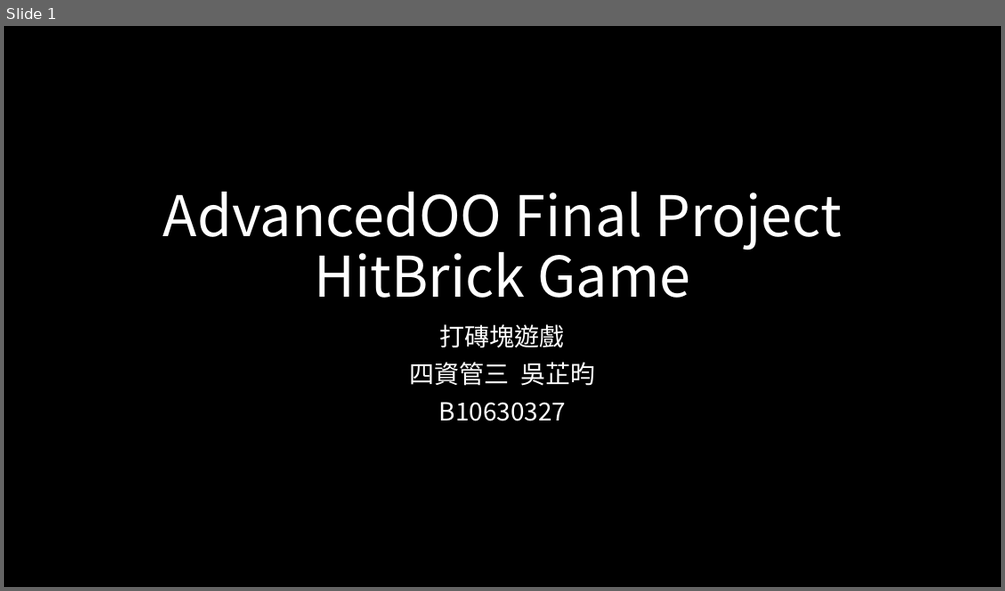
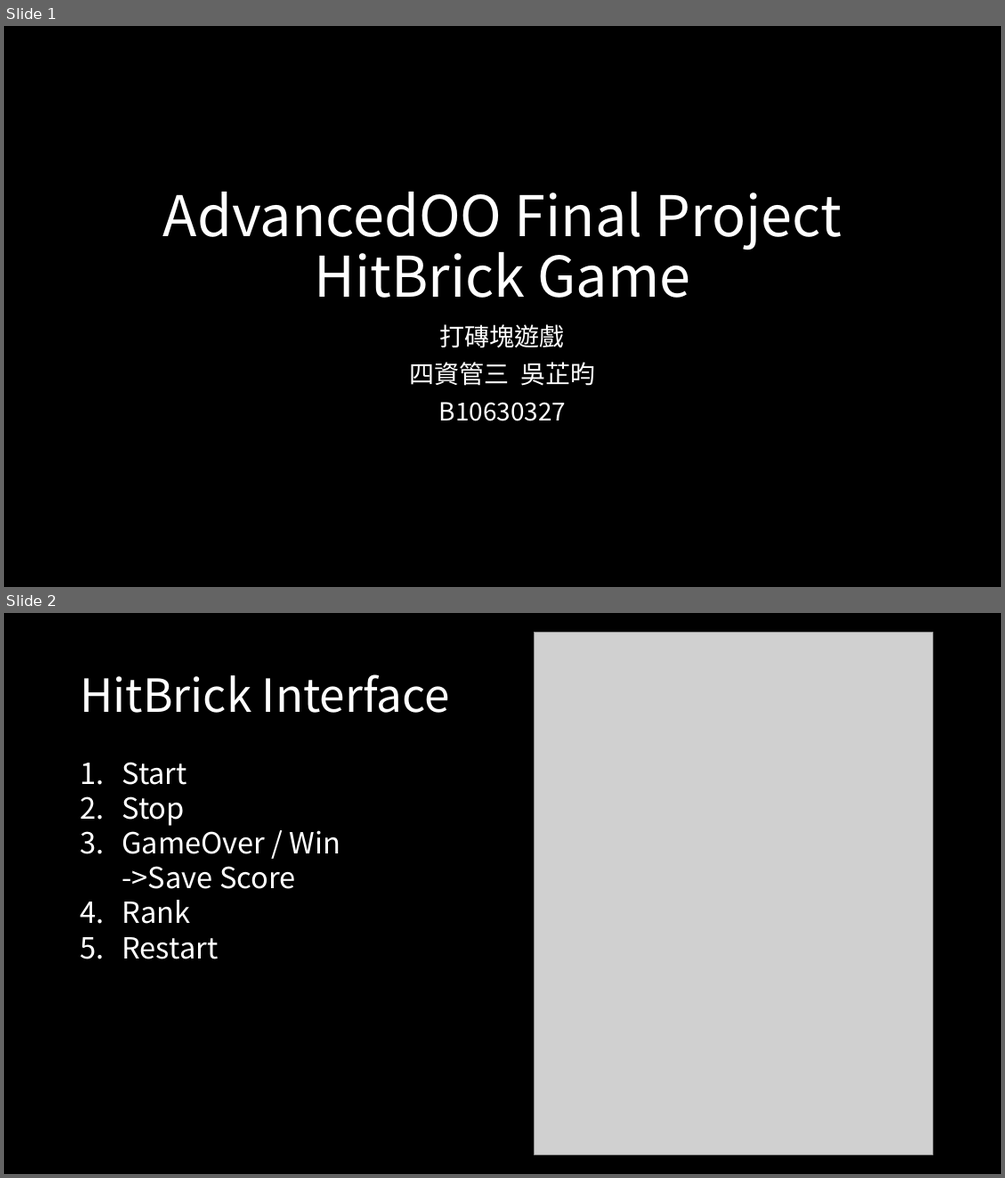
Before and after one commit to ChihYunWu/ChihYunWu.github.io, a slide deck: 期末報告/B10630327吳芷昀.pptx. Shown one above the other, each under a label of ours: slide 1 before the commit, slides 1 and 2 after it. The pictures are 1005x591 and 1005x1178 pixels, drawn with LibreOffice and Linux fonts; fonts in the diff are those of the drawing; grey boxes stand for pictures. Boxes give left, top, right and bottom in pixels: in the first picture for what was removed or moved away, otherwise in the second. Text is boxed around its words. In the diff, an @@ line names an element or a change of style, - is before the commit and + after.

```diff
--- a/期末報告/B10630327吳芷昀.pptx
+++ b/期末報告/B10630327吳芷昀.pptx
@@ slide 2 added at [4,613,1001,1174], background #000000 @@
@@ picture added at [534,632,932,1154] @@
@@ title added at [80,674,450,713], 44 pt, text #FFFFFF @@
+HitBrick Interface
@@ text added at [122,762,341,959], 28 pt, text #FFFFFF @@
+1. Start
+2. Stop
+3. GameOver / Win
+   ->Save Score
+4. Rank
+5. Restart
```
Also in this commit, not shown: 3 slides changed, 1 other slide added, 20 other files.
